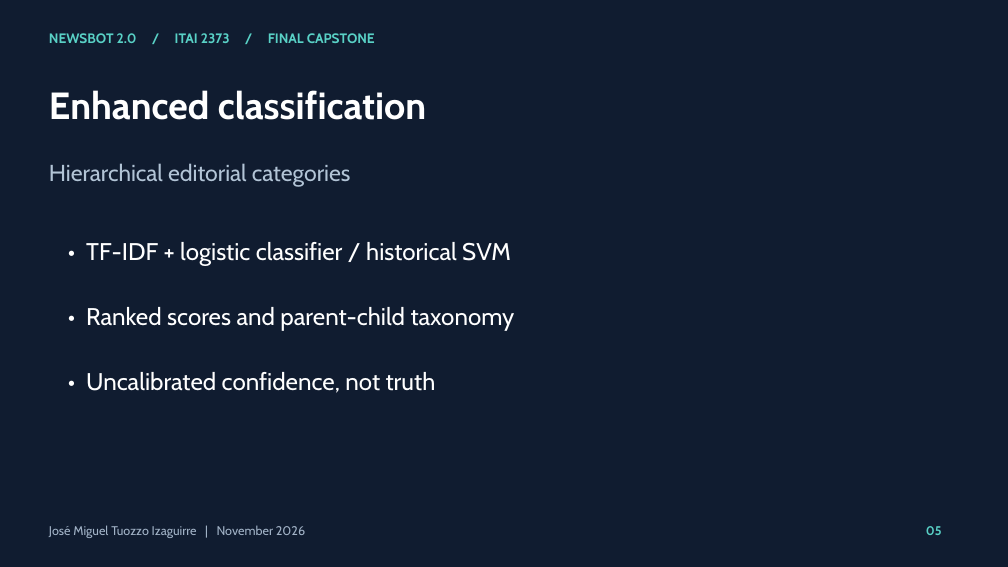
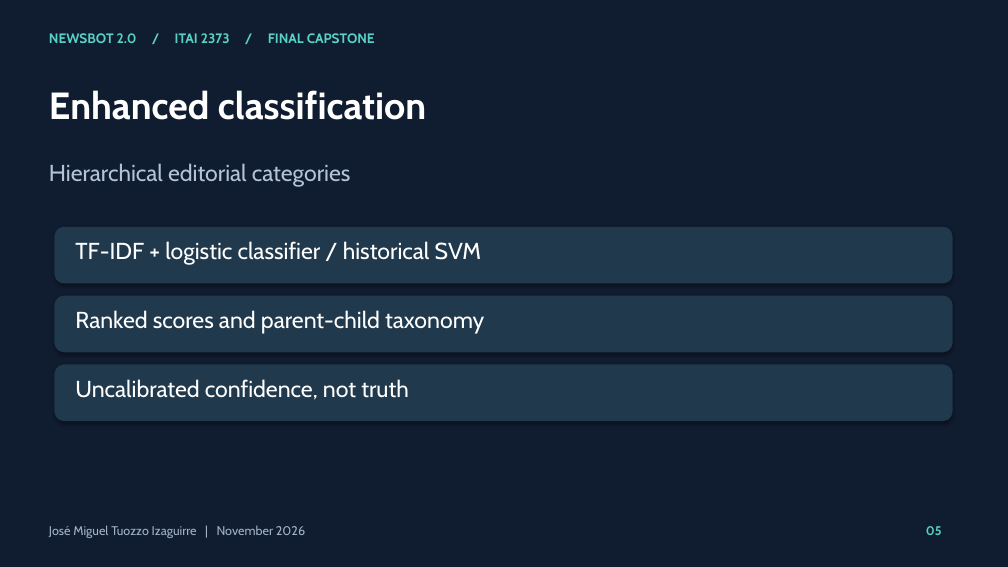
Before and after one commit to jtuozzo1616/Final-Jose-Group-NewsBot-Intelligence-System, a slide deck: slide 5 of final-newsbot-2.0/reports/presentation.pptx. Drawn at 1008x567 pixels with LibreOffice and Linux fonts; fonts in the diff are those of the drawing. Boxes give left, top, right and bottom in pixels: in the first picture for what was removed or moved away, otherwise in the second. Text is boxed around its words. In the diff, an @@ line names an element or a change of style, - is before the commit and + after.

```diff
--- a/final-newsbot-2.0/reports/presentation.pptx
+++ b/final-newsbot-2.0/reports/presentation.pptx
@@ rounded rectangle added at <box>54,227,953,284</box>, fill #20394D @@
@@ text at <box>75,241,482,265</box>: text changed; size 23 to 22 pt @@
-• TF-IDF + logistic classifier / historical SVM
+TF-IDF + logistic classifier / historical SVM
@@ rounded rectangle added at <box>54,296,953,352</box>, fill #20394D @@
@@ text at <box>75,310,484,334</box>: text changed; size 23 to 22 pt @@
-• Ranked scores and parent-child taxonomy
+Ranked scores and parent-child taxonomy
@@ rounded rectangle added at <box>54,364,953,421</box>, fill #20394D @@
@@ text at <box>75,379,409,400</box>: text changed; size 23 to 22 pt @@
-• Uncalibrated confidence, not truth
+Uncalibrated confidence, not truth
```
Also in this commit, not shown: 17 other slides changed, 16 other files.
